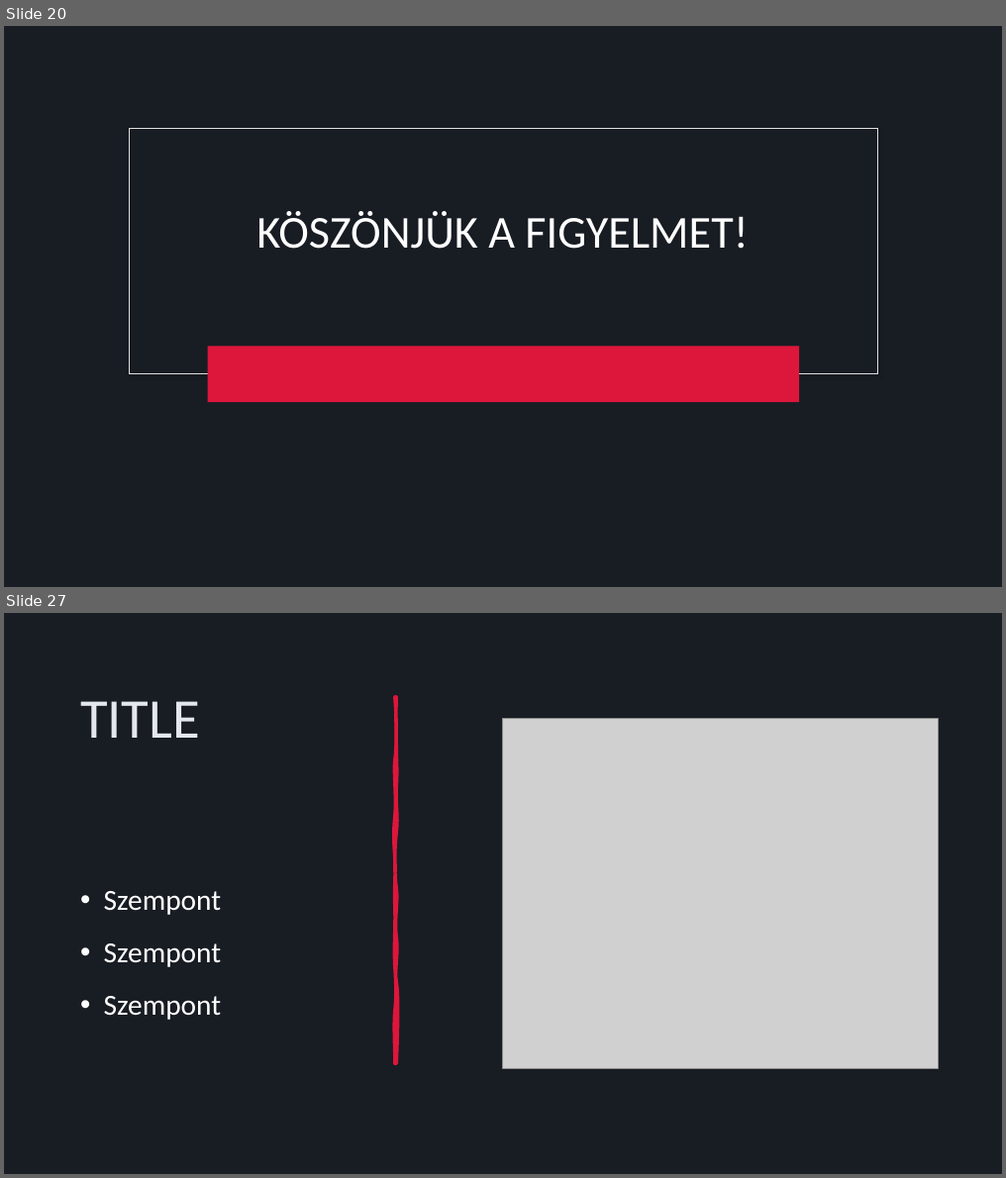
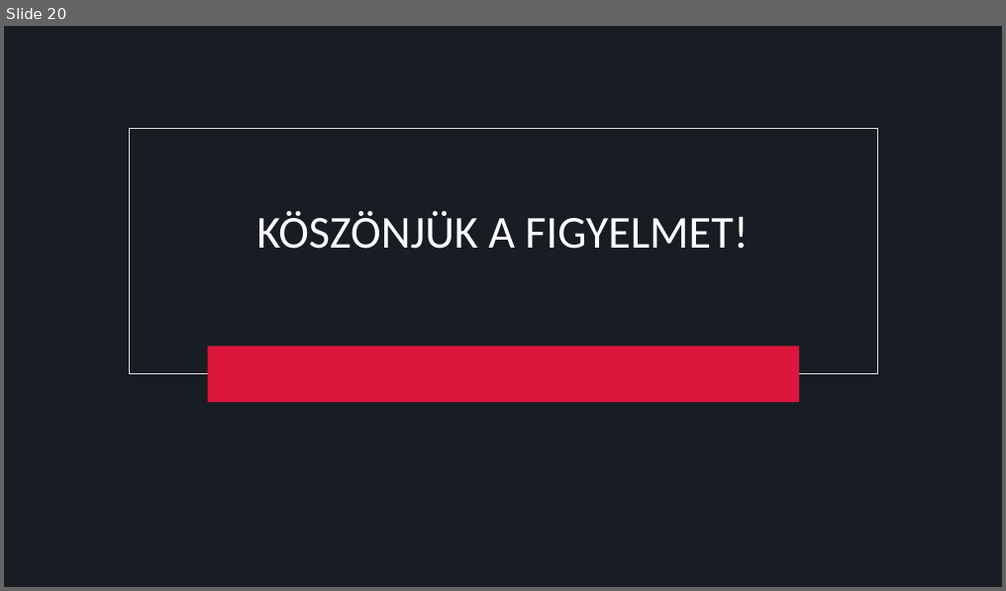
Before and after one commit to ketonBever0/Trefort_Esport, a slide deck: E-sport_portal.pptx. Shown one above the other, each under a label of ours: slides 20 and 27 before the commit, slide 20 after it; the slides between them are not shown. The pictures are 1006x1178 and 1006x591 pixels, drawn with LibreOffice and Linux fonts; fonts in the diff are those of the drawing; grey boxes stand for pictures. Boxes give left, top, right and bottom in pixels: in the first picture for what was removed or moved away, otherwise in the second. Text is boxed around its words. In the diff, an @@ line names an element or a change of style, - is before the commit and + after.

```diff
--- a/E-sport_portal.pptx
+++ b/E-sport_portal.pptx
@@ slide 27 removed at <box>4,613,1002,1174</box>, background #181C23 @@
@@ title removed at <box>80,701,200,738</box> @@
-TITLE
@@ freeform shape removed at <box>395,697,396,1063</box> @@
@@ picture removed at <box>503,719,939,1069</box> @@
@@ text removed at <box>104,891,221,1020</box> @@
-• Szempont
-• Szempont
-• Szempont
```
Also in this commit, not shown: 15 other slides removed.
